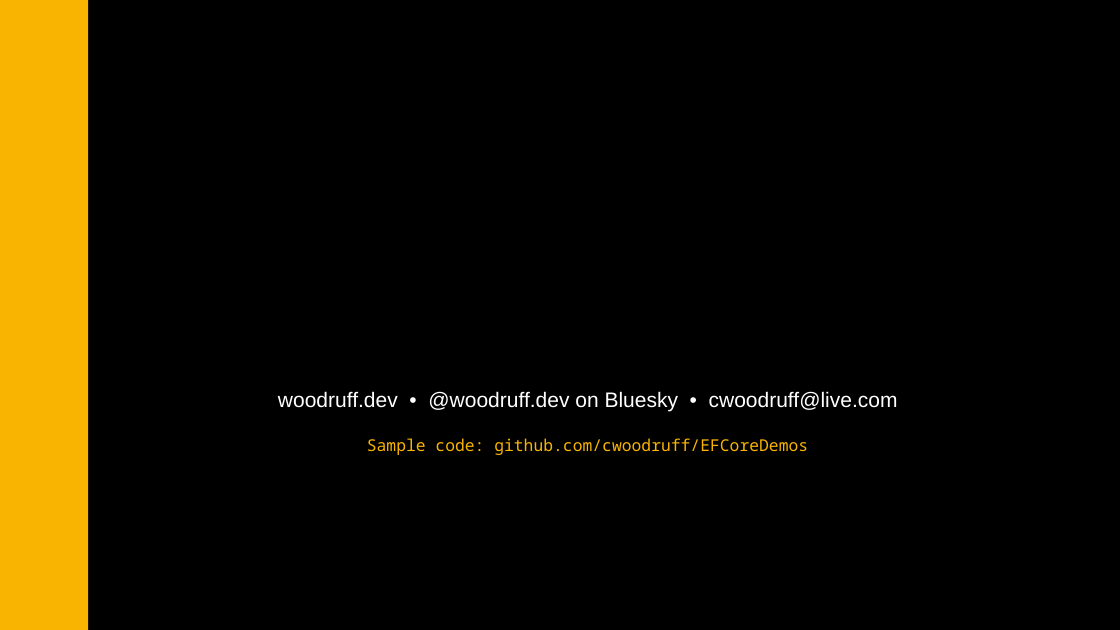
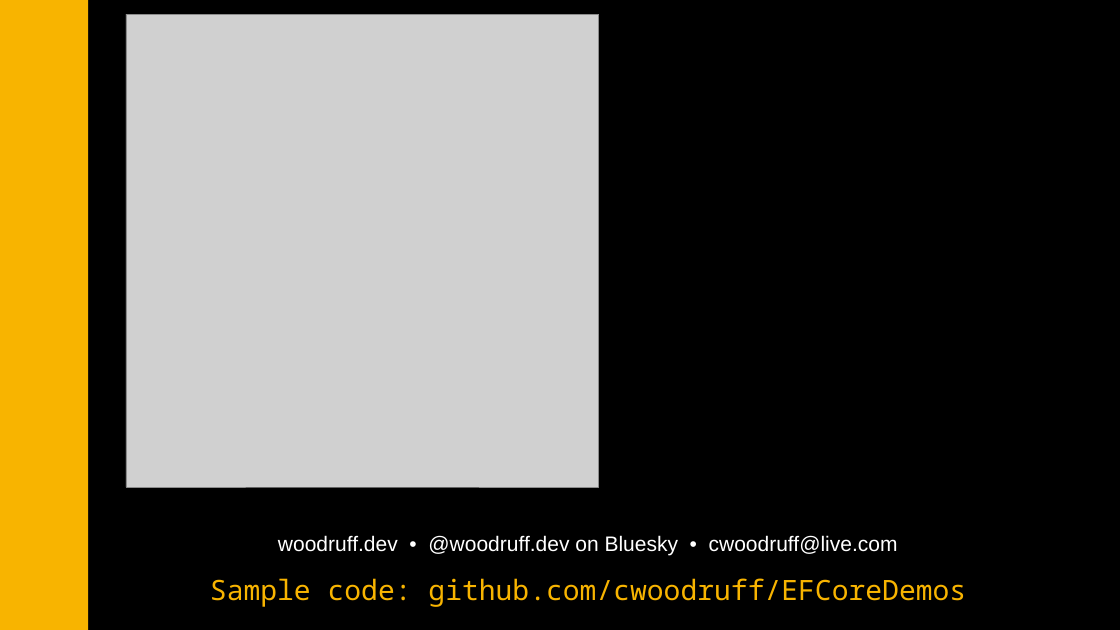
Before and after one commit to cwoodruff/EFCoreDemos, a slide deck: slide 42 of EF-Core-Secrets-10-Insights.pptx (slide 40 before the commit). Drawn at 1120x630 pixels with LibreOffice and Linux fonts; fonts in the diff are those of the drawing; grey boxes stand for pictures. Boxes give left, top, right and bottom in pixels: in the first picture for what was removed or moved away, otherwise in the second. Text is boxed around its words. In the diff, an @@ line names an element or a change of style, - is before the commit and + after.

```diff
--- a/EF-Core-Secrets-10-Insights.pptx
+++ b/EF-Core-Secrets-10-Insights.pptx
@@ picture added at <box>126,14,599,487</box> @@
@@ text "woodruff.dev • @woodruff.dev on Bluesky ...": place and size @@
-text "woodruff.dev • @woodruff.dev on Bluesky ..." at <box>278,391,898,411</box>
+text "woodruff.dev • @woodruff.dev on Bluesky ..." at <box>278,535,898,556</box>
@@ text "Sample code: github.com/cwoodruff/EFCoreDemos": place and size @@
-text "Sample code: github.com/cwoodruff/EFCoreDemos" at <box>367,438,808,455</box>
+text "Sample code: github.com/cwoodruff/EFCoreDemos" at <box>210,578,966,607</box>
@@ text "Sample code: github.com/cwoodruff/EFCoreDemos" at <box>210,578,966,607</box>: size 14 to 24 pt @@
```
Also in this commit, not shown: 2 other slides changed, 2 slides added.
